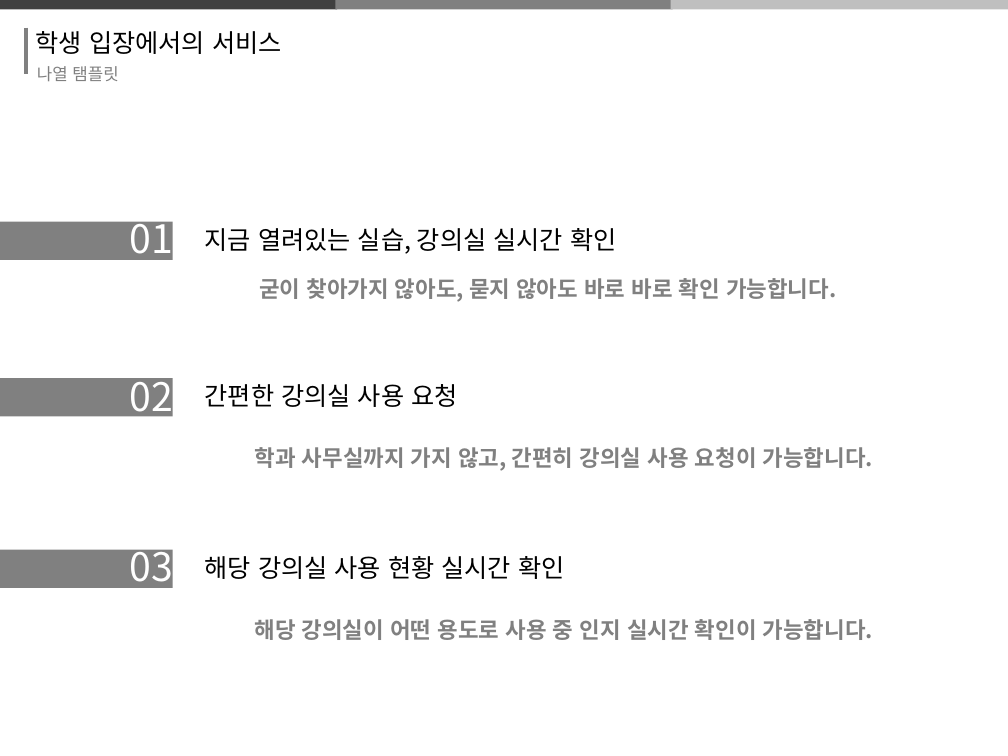
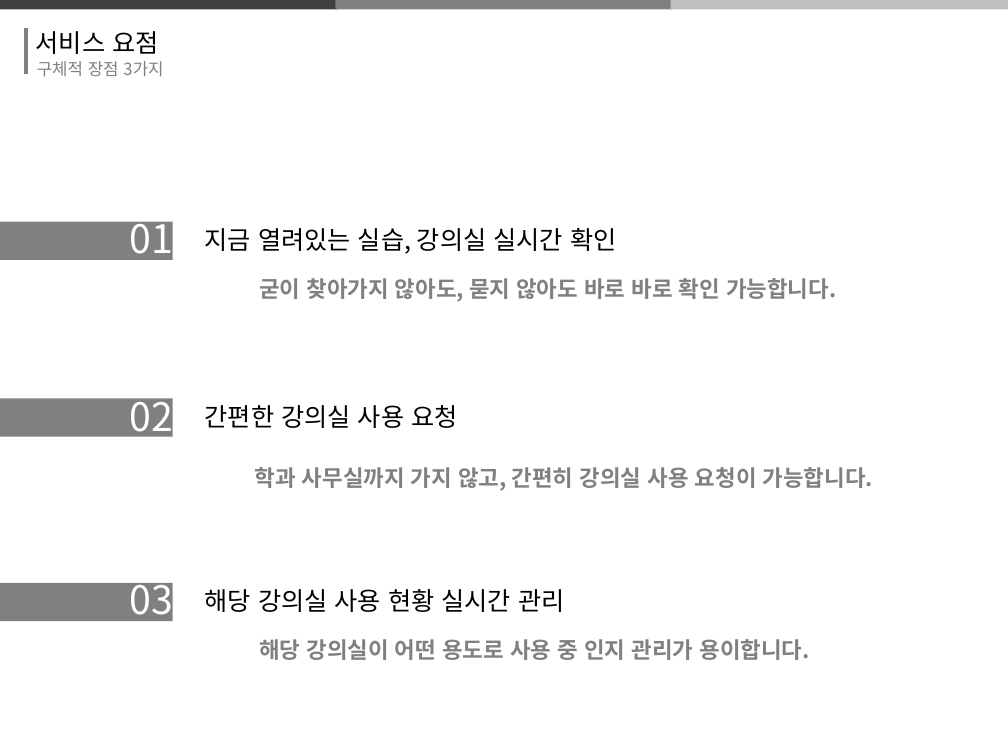
Before and after one commit to thrk941106/2018system_programming, a slide deck: slide 14 of 시프ppt 제작중.pptx. Drawn at 1008x756 pixels with LibreOffice and Linux fonts; fonts in the diff are those of the drawing. Boxes give left, top, right and bottom in pixels: in the first picture for what was removed or moved away, otherwise in the second. Text is boxed around its words. In the diff, an @@ line names an element or a change of style, - is before the commit and + after.

```diff
--- a/시프ppt 제작중.pptx
+++ b/시프ppt 제작중.pptx
@@ text at (36,31,158,54): text changed @@
-학생 입장에서의 서비스
+서비스 요점
@@ text removed at (37,66,118,81) @@
-나열 탬플릿
@@ text added at (37,61,163,77), 12 pt, text #808080 @@
+구체적 장점 3가지
@@ 3 texts, 1 freeform shape: place and size @@
-3 texts, 1 freeform shape at (0,371,873,471)
+3 texts, 1 freeform shape at (0,391,873,491)
@@ freeform shape: place and size @@
-freeform shape at (0,549,173,588)
+freeform shape at (0,583,173,621)
@@ text "03": place and size @@
-text "03" at (130,541,173,592)
+text "03" at (130,574,173,625)
@@ text at (205,589,564,612): text changed @@
-해당 강의실 사용 현황 실시간 확인
+해당 강의실 사용 현황 실시간 관리
@@ text at (259,639,810,660): text changed @@
-해당 강의실이 어떤 용도로 사용 중 인지 실시간 확인이 가능합니다.
+해당 강의실이 어떤 용도로 사용 중 인지 관리가 용이합니다.
```
Also in this commit, not shown: 16 other slides changed, 4 slides added, 3 slides removed.
